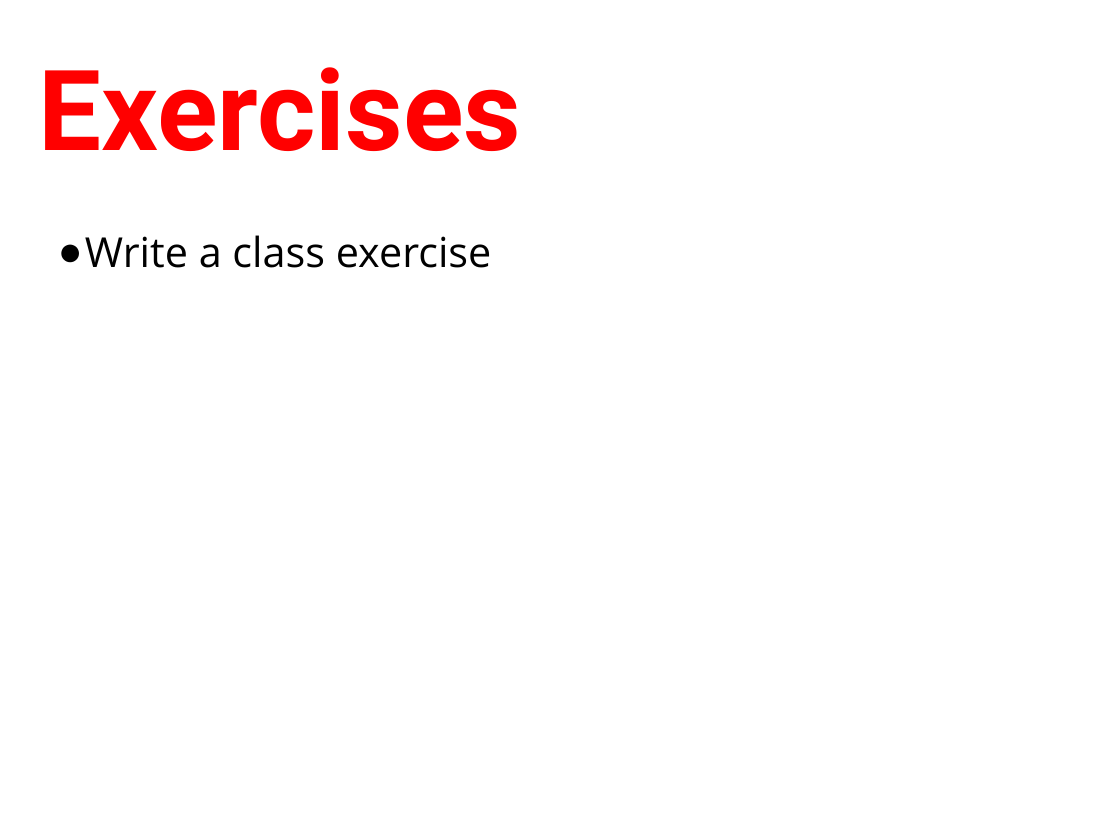
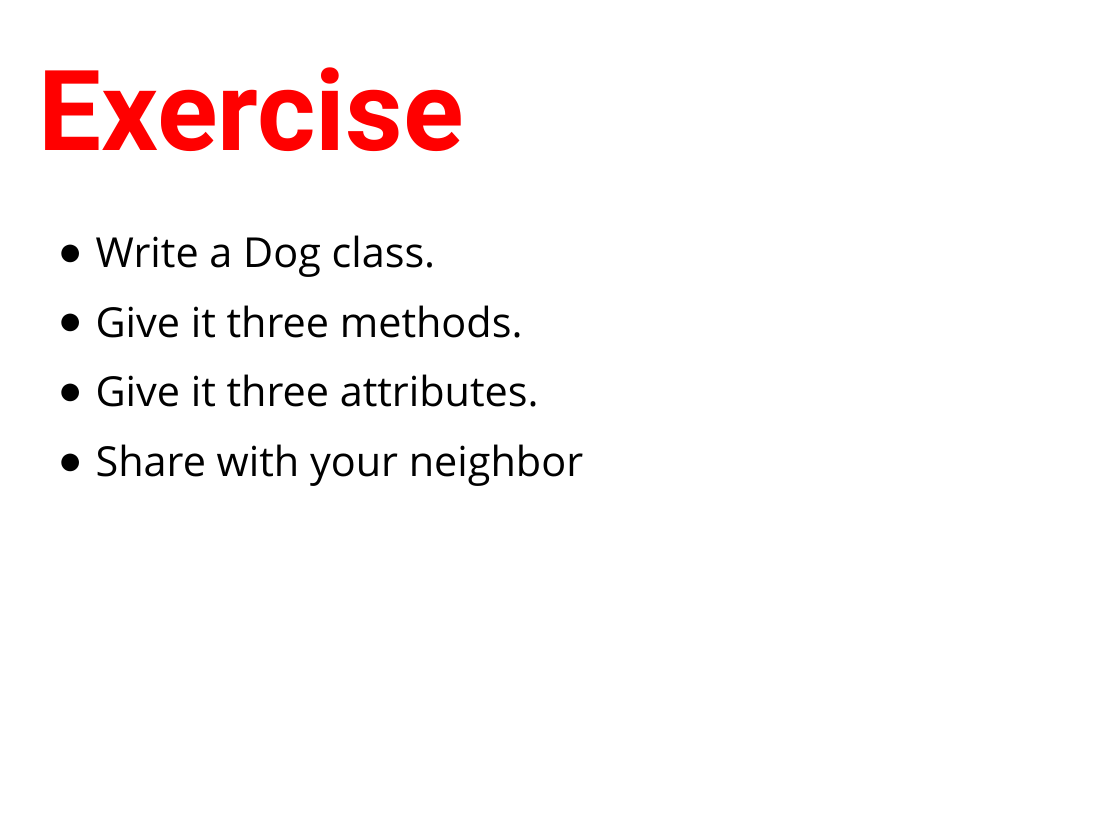
Before and after one commit to humanitiesprogramming/slides, a slide deck: slide 29 of 2018/python/Python Programming Concepts III.pptx. Drawn at 1120x840 pixels with LibreOffice and Linux fonts; fonts in the diff are those of the drawing. Boxes give left, top, right and bottom in pixels: in the first picture for what was removed or moved away, otherwise in the second. Text is boxed around its words. In the diff, an @@ line names an element or a change of style, - is before the commit and + after.

Commit message:
Add class exercise

```diff
--- a/2018/python/Python Programming Concepts III.pptx
+++ b/2018/python/Python Programming Concepts III.pptx
@@ title at box(38, 67, 463, 151): text changed @@
-Exercises
+Exercise
@@ text at box(96, 235, 583, 486): text changed @@
-● Write a class exercise
+● Write a Dog class.
+● Give it three methods.
+● Give it three attributes.
+● Share with your neighbor
```
